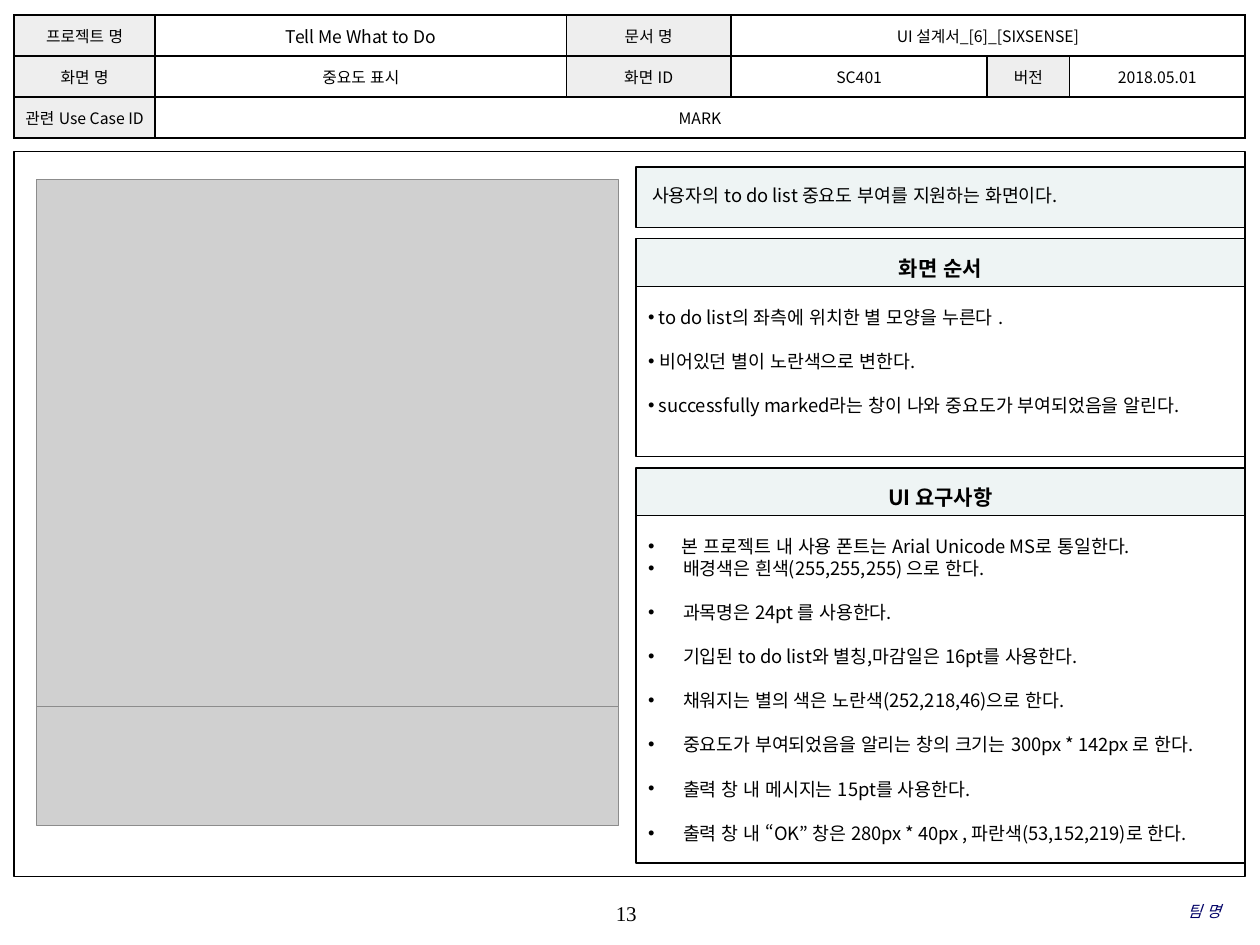
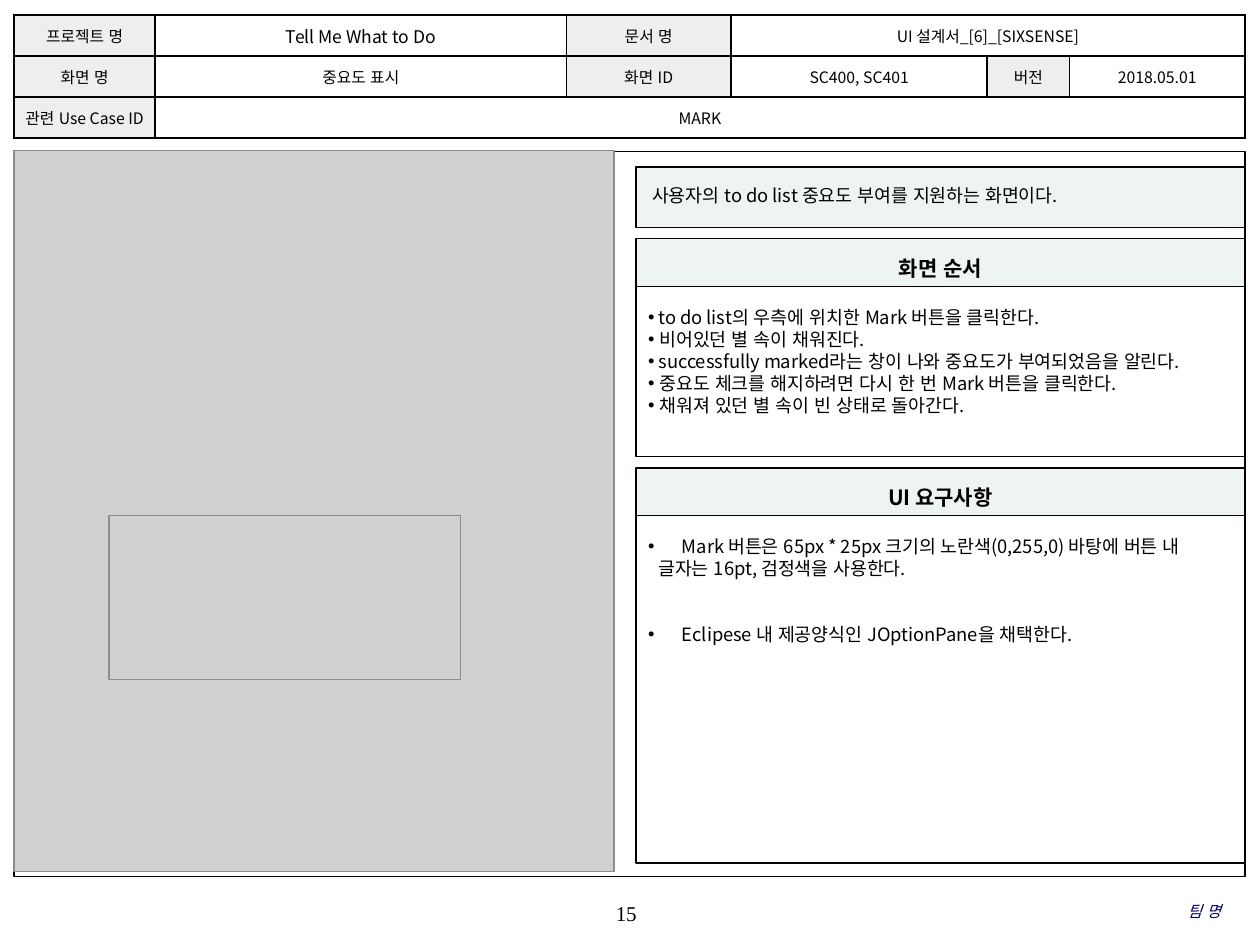
Before and after one commit to SMU-SE-Admin/18-1_6_SIXSENSE_Doc, a slide deck: slide 15 of 03 설계/UI 설계서_[6]_[SIXSENSE].pptx (slide 13 before the commit). Drawn at 1260x945 pixels with LibreOffice and Linux fonts; fonts in the diff are those of the drawing; grey boxes stand for pictures; background and template pictures are left out. Boxes give left, top, right and bottom in pixels: in the first picture for what was removed or moved away, otherwise in the second. Text is boxed around its words. In the diff, an @@ line names an element or a change of style, - is before the commit and + after.

```diff
--- a/03 설계/UI 설계서_[6]_[SIXSENSE].pptx
+++ b/03 설계/UI 설계서_[6]_[SIXSENSE].pptx
@@ table at <box>14,15,1244,139</box> @@
-row 2, column 4: SC401
+row 2, column 4: SC400, SC401
@@ picture: place and size @@
-picture at <box>37,179,619,706</box>
+picture at <box>14,151,614,872</box>
@@ text in rectangle at <box>659,308,1039,348</box>: text changed @@
-• to do list의 좌측에 위치한 별 모양을 누른다 .
-• 비어있던 별이 노란색으로 변한다.
+• to do list의 우측에 위치한 Mark 버튼을 클릭한다.
+• 비어있던 별 속이 채워진다.
@@ text in rectangle at <box>660,371,1116,414</box>: paragraphs added @@
+• 중요도 체크를 해지하려면 다시 한 번 Mark 버튼을 클릭한다.
+• 채워져 있던 별 속이 빈 상태로 돌아간다.
@@ picture added at <box>110,515,461,679</box> @@
@@ text in rectangle at <box>658,537,1180,646</box>: text changed @@
-• 본 프로젝트 내 사용 폰트는 Arial Unicode MS로 통일한다.
-• 배경색은 흰색(255,255,255) 으로 한다.
-• 과목명은 24pt 를 사용한다.
-• 기입된 to do list와 별칭,마감일은 16pt를 사용한다.
-• 채워지는 별의 색은 노란색(252,218,46)으로 한다.
-• 중요도가 부여되었음을 알리는 창의 크기는 300px * 142px 로 한다.
-• 출력 창 내 메시지는 15pt를 사용한다.
-• 출력 창 내 “OK” 창은 280px * 40px , 파란색(53,152,219)로 한다.
+• Mark 버튼은 65px * 25px 크기의 노란색(0,255,0) 바탕에 버튼 내
+글자는 16pt, 검정색을 사용한다.
+• Eclipese 내 제공양식인 JOptionPane을 채택한다.
@@ picture removed at <box>37,707,619,827</box> @@
@@ page number at <box>616,907,637,922</box>: text changed @@
-13
+15
```
Also in this commit, not shown: 18 other slides changed, 4 slides added.
